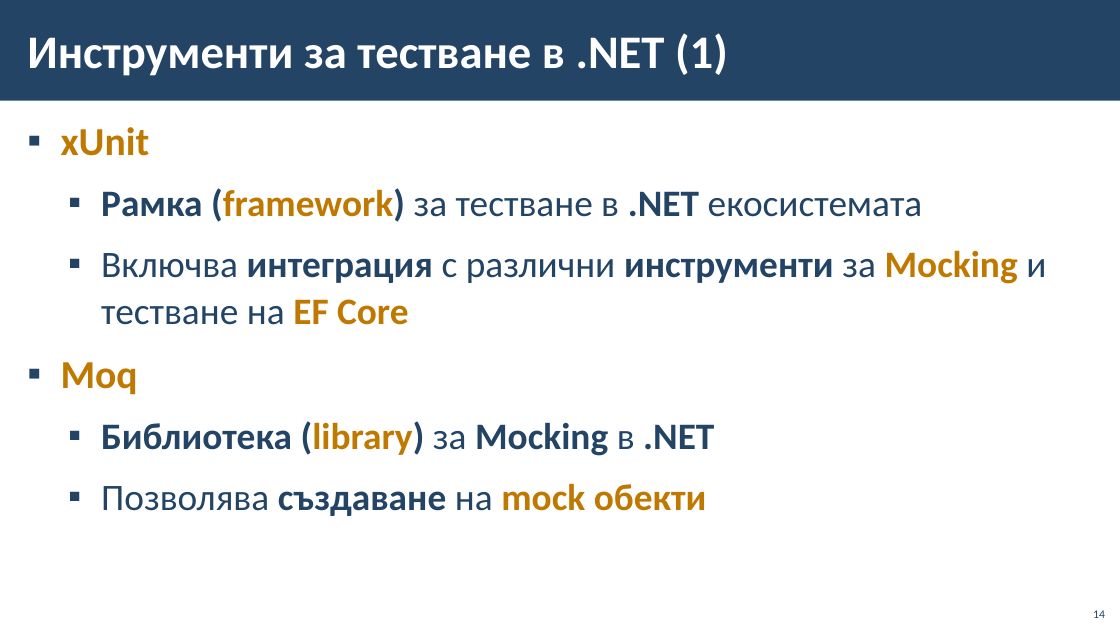
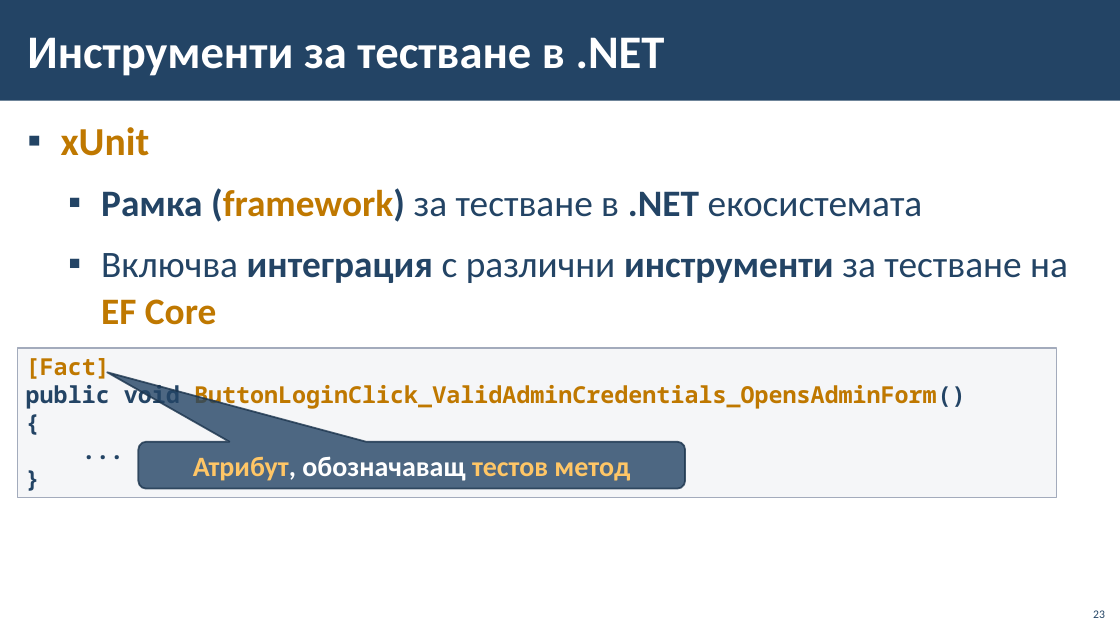
Before and after one commit to BG-IT-Edu/School-Programming, a slide deck: slide 23 of Courses/Software-Sciences/Module-4-Information-Systems-New/13-Information-System-Testing/13-Information-System-Testing.pptx (slide 14 before the commit). Drawn at 1120x630 pixels with LibreOffice and Linux fonts; fonts in the diff are those of the drawing; background and template pictures are left out. Boxes give left, top, right and bottom in pixels: in the first picture for what was removed or moved away, otherwise in the second. Text is boxed around its words. In the diff, an @@ line names an element or a change of style, - is before the commit and + after.

```diff
--- a/Courses/Software-Sciences/Module-4-Information-Systems-New/13-Information-System-Testing/13-Information-System-Testing.pptx
+++ b/Courses/Software-Sciences/Module-4-Information-Systems-New/13-Information-System-Testing/13-Information-System-Testing.pptx
@@ title at (x1=27, y1=37, x2=665, y2=76): text changed @@
-Инструменти за тестване в .NET (1)
+Инструменти за тестване в .NET
@@ text at (x1=101, y1=253, x2=1068, y2=325): text changed; bold off @@
-  ▪ Включва интеграция с различни инструменти за Mocking и тестване на EF Core
-▪ Moq
-  ▪ Библиотека (library) за Mocking в .NET
-  ▪ Позволява създаване на mock обекти
+  ▪ Включва интеграция с различни инструменти за тестване на EF Core
@@ rectangle added at (x1=18, y1=348, x2=1057, y2=497), fill #C2C7D2 at 15% opacity, outline #A3ABBC 1 pt, 20 pt, text #BF7800, bold @@
+[Fact]
+public void ButtonLoginClick_ValidAdminCredentials_OpensAdminForm()
+{
+...
+}
@@ rounded speech box added at (x1=139, y1=442, x2=686, y2=489), fill #234465 at 80% opacity, outline #1A334C 1.5 pt, 24 pt, text #FFC666, bold @@
+Атрибут, обозначаващ тестов метод
@@ page number at (x1=1093, y1=610, x2=1105, y2=618): text changed @@
-14
+23
```
Also in this commit, not shown: 10 other slides changed, 30 slides added, 3 slides removed.
